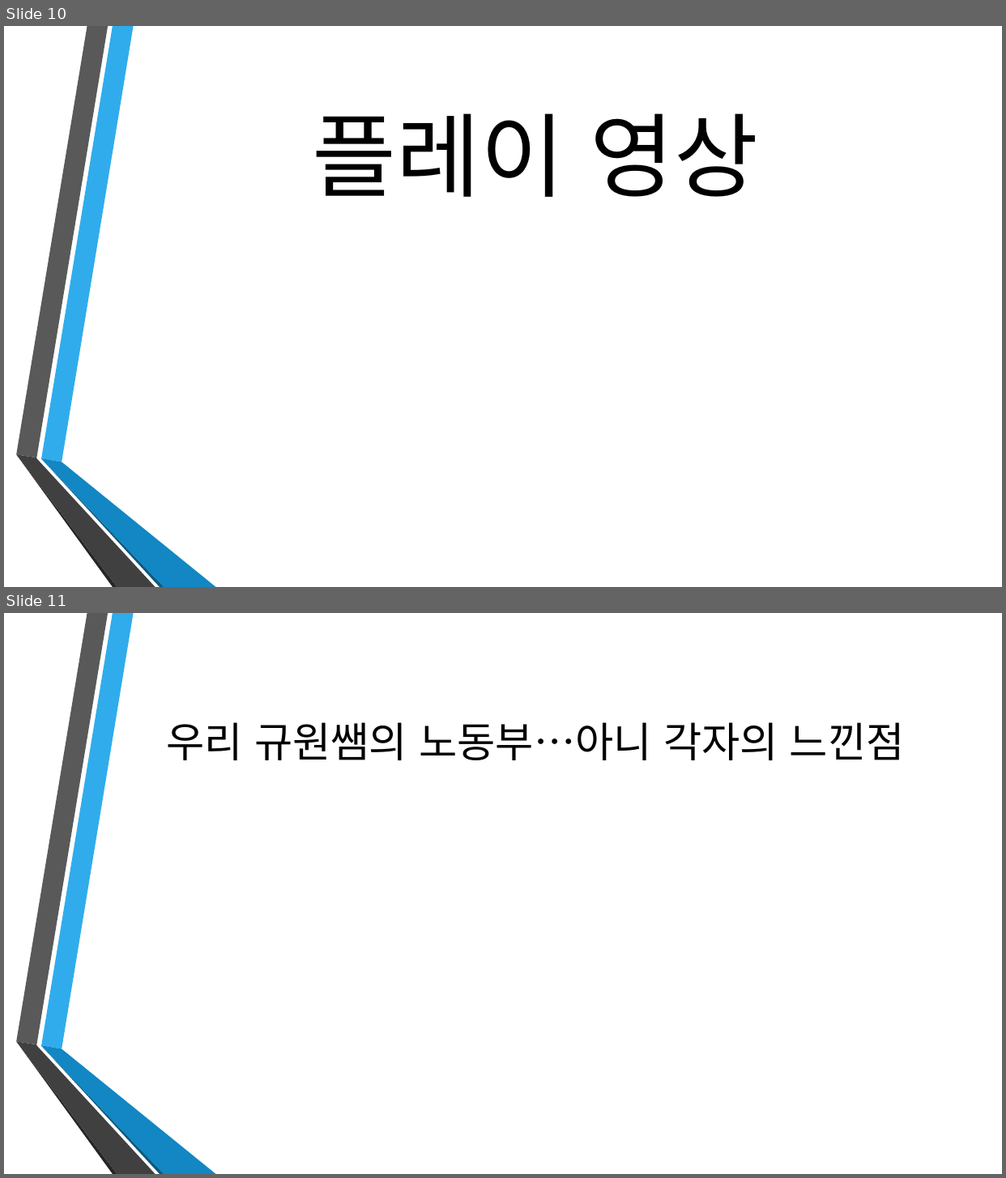
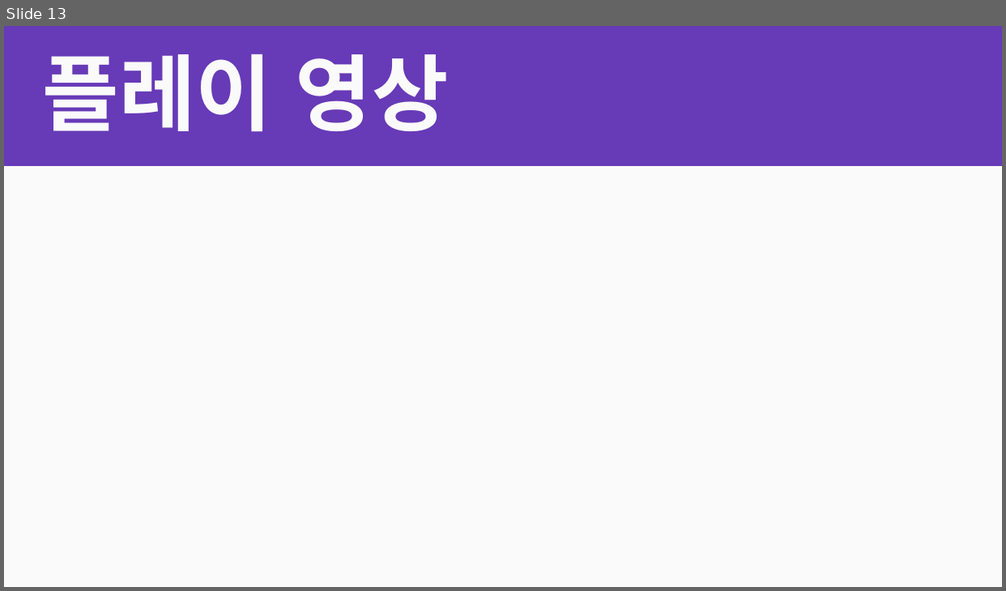
Before and after one commit to EQwon/RoadOfBusiness, a slide deck: 1조 ppt 발표.pptx. Shown one above the other, each under a label of ours: slides 10 and 11 before the commit, slide 13 after it. The pictures are 1006x1178 and 1006x591 pixels, drawn with LibreOffice and Linux fonts; fonts in the diff are those of the drawing; background and template pictures are left out. Boxes give left, top, right and bottom in pixels: in the first picture for what was removed or moved away, otherwise in the second. Text is boxed around its words. In the diff, an @@ line names an element or a change of style, - is before the commit and + after.

```diff
--- a/1조 ppt 발표.pptx
+++ b/1조 ppt 발표.pptx
@@ slide 11 removed at box(4, 613, 1002, 1174), background picture (left out); not listed: 6 template elements that a slide beside it also shows @@
@@ title removed at box(167, 722, 905, 760) @@
-우리 규원쌤의 노동부…아니 각자의 느낀점
@@ what was slide 10 is now slide 13 @@
@@ slide 13 changed as well @@
@@ background picture (left out) to gradient #673AB7 to #FAFAFA @@
@@ text "플레이 영상": place and size @@
-text "플레이 영상" at box(313, 113, 759, 197)
+text "플레이 영상" at box(43, 54, 449, 132)
@@ text "플레이 영상" at box(43, 54, 449, 132): size 88 to 80 pt, font Calibri to Noto Sans CJK KR, text colour #000000 to #FAFAFA, bold on; alignment centre to left; line spacing 1 to 0.9 @@
@@ group removed at box(16, 26, 216, 587): 6 freeform shapes @@
```
Also in this commit, not shown: 8 other slides changed, 7 slides added, 4 other slides removed, 4 other files.
